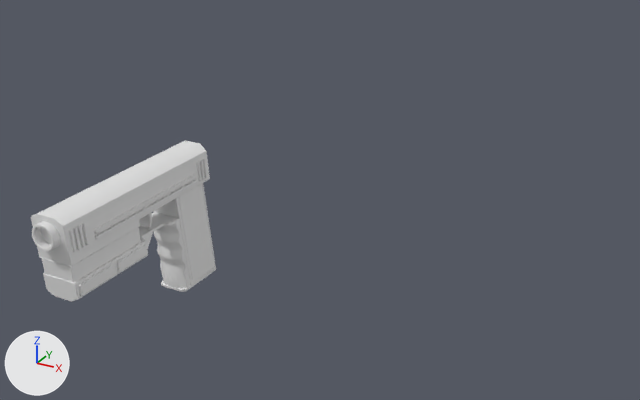
Two versions of the Blender file assets-raw/blend/gun/template.blend, one commit apart.
Rendered twice from a 50 mm camera at (0.531, -0.677, 0.322) aimed at (0.193, -0.063, 0.015). The lights are fixed; the arrows at lower left show +X, +Y and +Z.

The first picture shows 'Base'.
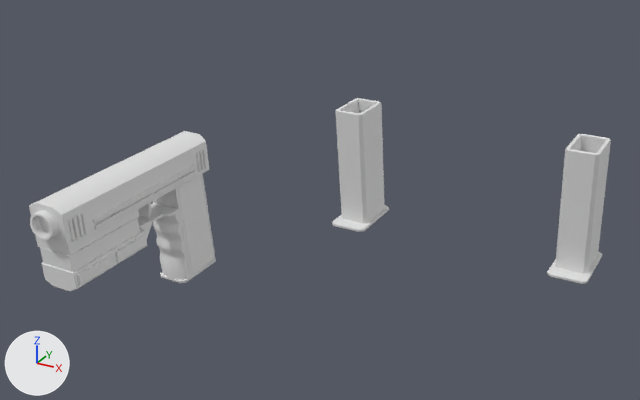
Patch to the scene script:
```diff
--- a/assets-raw/blend/gun/template.blend.py
+++ b/assets-raw/blend/gun/template.blend.py
@@ me_cube_008 @@
 # used by ob_base; location = (0.0, 0.0, 0.0)
-me_cube_008.from_pydata(...)  # 728 vertices, 650 faces; spans x -0.021..0.021, y -0.198..0.027, z -0.139..0.009
+me_cube_008.from_pydata(...)  # 840 vertices, 750 faces; spans x -0.021..0.416, y -0.198..0.035, z -0.129..0.084
+# me_cube_008 part 1: the loose piece of 88 vertices spanning x -0.019..0.019, y -0.192..0.021, z -0.075..0.009 is moved by (0.0, 0.0, 0.01)
+# me_cube_008 part 2: the loose piece of 48 vertices spanning x -0.017..0.017, y -0.041..0.027, z -0.139..-0.006 is moved by (0.0, 0.0, 0.01)
+# me_cube_008 part 3: the loose piece of 20 vertices spanning x -0.007..0.007, y -0.071..-0.064, z -0.052..-0.029 is moved by (0.0, 0.0, 0.01)
+# me_cube_008 part 4: the loose piece of 8 vertices spanning x -0.021..0.021, y -0.186..-0.181, z -0.024..-0.002 is moved by (0.0, 0.0, 0.01)
+# me_cube_008 part 5: the loose piece of 8 vertices spanning x -0.021..0.021, y -0.181..-0.176, z -0.024..-0.002 is moved by (0.0, 0.0, 0.01)
+# me_cube_008 part 6: the loose piece of 8 vertices spanning x -0.021..0.021, y -0.176..-0.171, z -0.024..-0.002 is moved by (0.0, 0.0, 0.01)
+# me_cube_008 part 7: the loose piece of 8 vertices spanning x -0.021..0.021, y -0.171..-0.166, z -0.024..-0.002 is moved by (0.0, 0.0, 0.01)
+# me_cube_008 part 8: the loose piece of 180 vertices spanning x -0.016..0.016, y -0.046..-0.022, z -0.137..-0.055 is moved by (0.0, 0.0, 0.01)
+# me_cube_008 part 9: the loose piece of 8 vertices spanning x -0.021..0.021, y -0.005..0.0, z -0.024..-0.002 is moved by (0.0, 0.0, 0.01)
+# me_cube_008 part 10: the loose piece of 8 vertices spanning x -0.021..0.021, y 0.001..0.006, z -0.024..-0.002 is moved by (0.0, 0.0, 0.01)
+# me_cube_008 part 11: the loose piece of 8 vertices spanning x -0.021..0.021, y 0.006..0.011, z -0.024..-0.002 is moved by (0.0, 0.0, 0.01)
+# me_cube_008 part 12: the loose piece of 8 vertices spanning x -0.021..0.021, y -0.157..-0.008, z -0.018..-0.014 is moved by (0.0, 0.001, 0.004)
+# me_cube_008 part 13: the loose piece of 8 vertices spanning x -0.021..0.021, y -0.157..-0.008, z -0.024..-0.02 is moved by (0.0, -0.001, 0.017)
+# me_cube_008 part 14: the loose piece of 8 vertices spanning x 0.015..0.017, y -0.035..0.02, z -0.134..-0.029 is moved by (0.0, 0.0, 0.01)
+# me_cube_008 part 15: the loose piece of 8 vertices spanning x -0.021..0.021, y -0.183..-0.141, z -0.068..-0.056 is moved by (0.0, 0.0, 0.01)
+# me_cube_008 part 16: the loose piece of 8 vertices spanning x -0.021..0.021, y -0.134..-0.091, z -0.068..-0.056 is moved by (0.0, 0.0, 0.01)
+# me_cube_008 part 17: a new loose piece of 56 vertices spanning x 0.184..0.216, y -0.026..0.035, z -0.027..0.084, in mat_matbase (white #e7e7e7)
+# me_cube_008 part 18: a new loose piece of 56 vertices spanning x 0.384..0.416, y -0.026..0.035, z -0.027..0.084, in mat_matbase (white #e7e7e7)
+# me_cube_008 part 19: 276 vertices removed from x -0.013..0.013, y -0.198..-0.108, z -0.022..0.004; 276 vertices added at x -0.013..0.013, y -0.198..-0.108, z -0.011..0.014
 me_cube_008.materials.append(mat_matbase)
```

What differs and where, as boxes [x1, y1, x2, y2] in the pictures (640 x 400 px; the box of a moved part takes in the faces that stretch with it):
'Base', reshaped (213% wider, 20% taller)
    before: [31, 141, 216, 302]
    after: [29, 98, 611, 291]
part 1 of me_cube_008, moved or reshaped
    before: [31, 141, 210, 302]
    after: [29, 131, 209, 291]
part 2 of me_cube_008, moved or reshaped
    before: [153, 183, 216, 292]
    after: [153, 174, 216, 283]
part 3 of me_cube_008, moved or reshaped
    before: [139, 213, 152, 228]
    after: [139, 203, 151, 218]
part 4 of me_cube_008, moved or reshaped
    before: [69, 229, 77, 252]
    after: [67, 218, 75, 241]
part 5 of me_cube_008, moved or reshaped
    before: [73, 227, 81, 250]
    after: [72, 216, 79, 239]
part 6 of me_cube_008, moved or reshaped
    before: [77, 225, 85, 247]
    after: [76, 214, 84, 237]
part 7 of me_cube_008, moved or reshaped
    before: [82, 223, 89, 245]
    after: [80, 212, 88, 234]
part 8 of me_cube_008, moved or reshaped
    before: [154, 221, 191, 288]
    after: [153, 212, 190, 279]
part 9 of me_cube_008, moved or reshaped
    before: [197, 162, 202, 181]
    after: [196, 152, 201, 172]
part 10 of me_cube_008, moved or reshaped
    before: [200, 160, 205, 179]
    after: [199, 150, 204, 170]
part 11 of me_cube_008, moved or reshaped
    before: [203, 158, 208, 178]
    after: [202, 149, 207, 168]
part 12 of me_cube_008, moved or reshaped
    before: [94, 174, 196, 233]
    after: [94, 170, 196, 229]
part 13 of me_cube_008, moved or reshaped
    before: [95, 180, 197, 240]
    after: [93, 165, 196, 223]
part 14 of me_cube_008, moved or reshaped
    before: [178, 184, 214, 282]
    after: [178, 175, 214, 274]
part 15 of me_cube_008, moved or reshaped
    before: [78, 266, 113, 296]
    after: [77, 256, 112, 286]
part 16 of me_cube_008, moved or reshaped
    before: [116, 244, 148, 272]
    after: [115, 235, 147, 262]
part 17 of me_cube_008, added
    after: [332, 98, 389, 232]
part 18 of me_cube_008, added
    after: [547, 134, 611, 284]
part 19 of me_cube_008, moved or reshaped
    before: [32, 221, 60, 252]
    after: [30, 210, 59, 241]
